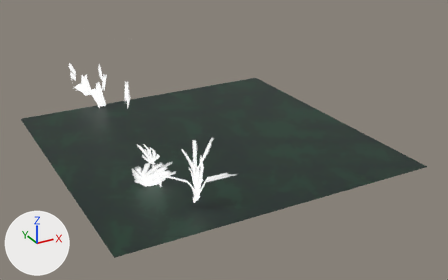
A saved change to the Blender file GameLabGame/Assets/Models/plants.blend.
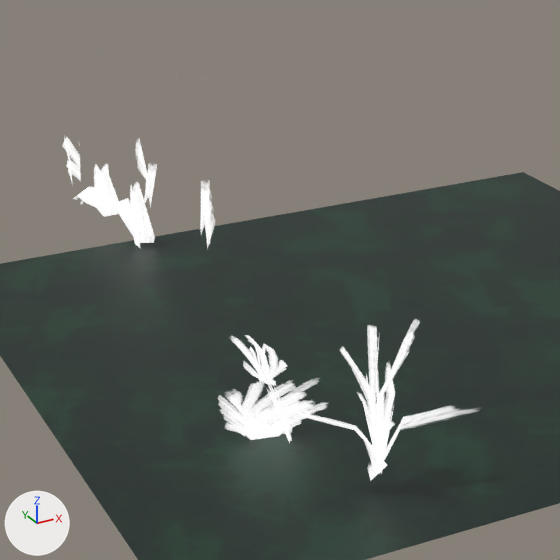
Each version appears first whole from a 50 mm camera at (-4.96, -12.71, 6.31) aimed at (2.42, 0.72, -0.4), and next in a close-up on the part from 10% to 60% of the width and 3% to 84% of the height. Arrows for +X, +Y and +Z are at lower left; the lights stay in place. The first two pictures are the older version.

The first close-up shows 'Grass1', 'Grass2', 'Sticks 1', 'Sticks 2', 'TallFronds', 'Wheat 1', 'grassnew' and 2 more.
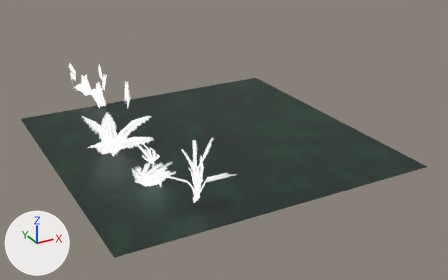
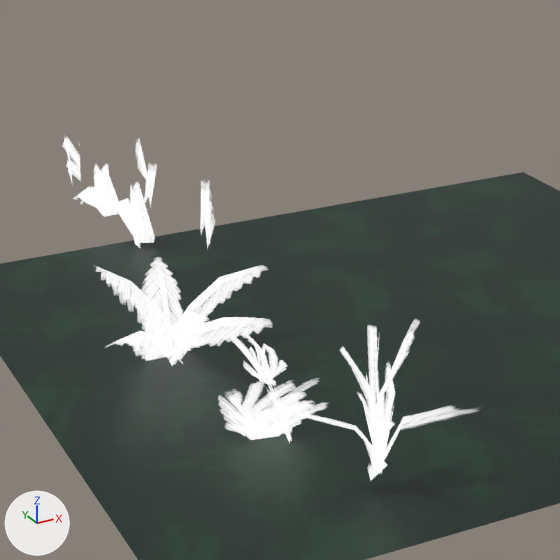
Boxes [x1, y1, x2, y2] around the edits, measured in the close-ups (560 x 560 px):
'Fern', added
    after: [96, 258, 271, 366]

What changed in the scene script:
```text
Add me_plane:
    me_plane.from_pydata(...)  # 72 vertices, 36 faces; spans x -0.88..1.77, y -0.29..0.83, z -1.23..1.11
    me_plane.polygons.foreach_set('use_smooth', [True] * 36)
    me_plane.materials.append(mat_plants)
Add ob_fern:
    ob_fern = bpy.data.objects.new('Fern', me_plane)
    ob_fern.location = (-0.54, 0.61, -0.21)
    ob_fern.rotation_euler = (1.571, 0.0, 1.571)  # degrees (90, 0, 90)
```
